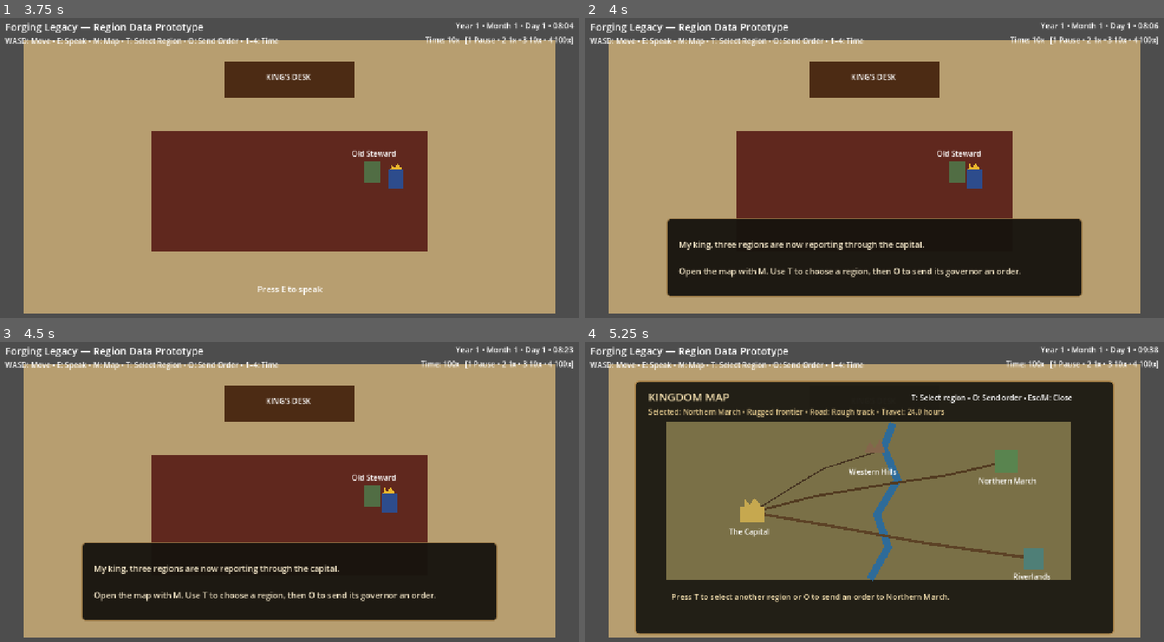
Above: before the commit, frames 1-4 (two rows, left to right).
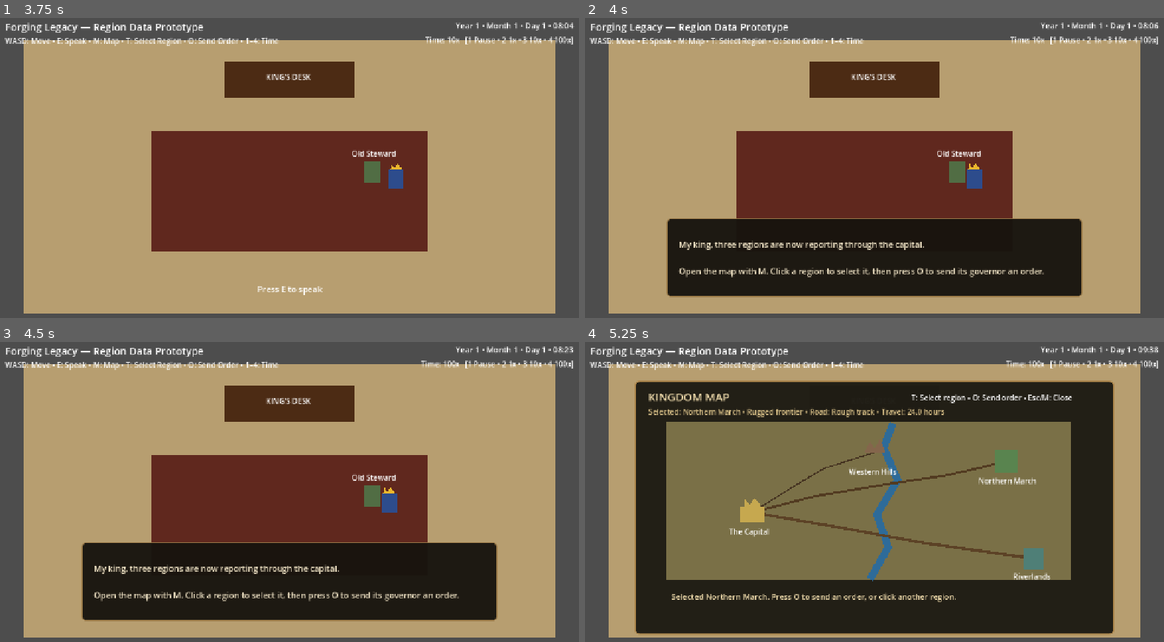
Above: after the commit, the same moments.

Repository: thomasmcanerney-gif/forging-legacy-game
Game: Godot game, scene res://scenes/main.tscn
The game is run twice, just before and just after one commit, with the same random seed, the same clock (stepped at 60 frames per second) and the same inputs.
Inputs:
- Up to frame 1 (3.75 s): tap Enter at 0.5 s; hold D (move_right) 0.53-1.28 s; tap E (interact) at 0.6, 1.25, 1.35, 2.3, 3.05 s; hold S (move_down) 1.28-2.03 s; hold D (move_right) 2.03-2.78 s; tap 1 at 2.1 s; hold W (move_up) 2.78-3.53 s; tap 2 at 2.85 s; hold A (move_left) from 3.53 s (still down); tap 3 at 3.6 s
- Up to frame 2 (4 s): keep holding A (move_left); tap E (interact) at 3.8 s
- Up to frame 3 (4.5 s): keep holding A (move_left); tap Enter at 4.25 s; tap 4 at 4.35 s
- Up to frame 4 (5.25 s): tap E (interact) at 4.55, 5 s; release A (move_left) at 5.03 s; hold S (move_down) from 5.03 s (still down); tap M at 5.1 s

Frame 1 is identical in both runs. In frame 2, 0.6% of the frame differs, in the area x 32-80%, y 83-87%; in frame 3, 0.6%; in frame 4, 0.6%, in the area x 14-65%, y 83-87%.
Error after the commit: Invalid access to property or key 'pressed' on a base object of type 'null instance'. (res://scripts/main.gd:39)

Commit message:
Add clickable region selection

Diff:
--- a/scripts/main.gd
+++ b/scripts/main.gd
@@ -14,6 +14,9 @@
 @onready var map_status: Label = $UI/MapPanel/MapStatus
 @onready var selected_region_label: Label = $UI/MapPanel/SelectedRegion
 @onready var messenger_marker: Polygon2D = $UI/MapPanel/Messenger
+@onready var northern_button: Button = $UI/MapPanel/NorthernSelect
+@onready var riverlands_button: Button = $UI/MapPanel/RiverlandsSelect
+@onready var western_button: Button = $UI/MapPanel/WesternSelect
 
 const CAPITAL_POS := Vector2(255, 285)
 
@@ -33,6 +36,9 @@
 	messenger_system.journey_progress.connect(_on_journey_progress)
 	messenger_system.phase_changed.connect(_on_messenger_phase_changed)
 	messenger_system.journey_completed.connect(_on_journey_completed)
+	northern_button.pressed.connect(func(): _select_region_by_id("northern_march"))
+	riverlands_button.pressed.connect(func(): _select_region_by_id("riverlands"))
+	western_button.pressed.connect(func(): _select_region_by_id("western_hills"))
 
 	_on_time_changed(game_time.get_display_text())
 	_on_speed_changed(game_time.get_speed_name())
@@ -47,7 +53,7 @@
 	if close_enough and Input.is_action_just_pressed("interact") and not map_open:
 		_set_dialogue_open(not dialogue_open)
 		if dialogue_open:
-			dialogue_text.text = "My king, three regions are now reporting through the capital.\n\nOpen the map with M. Use T to choose a region, then O to send its governor an order."
+			dialogue_text.text = "My king, three regions are now reporting through the capital.\n\nOpen the map with M. Click a region to select it, then press O to send its governor an order."
 
 	if dialogue_open and Input.is_action_just_pressed("ui_cancel"):
 		_set_dialogue_open(false)
@@ -95,6 +101,18 @@
 	selected_region_index = (selected_region_index + 1) % ids.size()
 	_update_selected_region_display()
 
+func _select_region_by_id(region_id: String) -> void:
+	if messenger_system.active:
+		map_status.text = "A royal messenger is already carrying a matter. Wait for the response before choosing another region."
+		return
+
+	var ids := kingdom_state.get_region_ids()
+	var index := ids.find(region_id)
+	if index == -1:
+		return
+	selected_region_index = index
+	_update_selected_region_display()
+
 func _get_selected_region() -> RegionData:
 	var ids := kingdom_state.get_region_ids()
 	if ids.is_empty():
@@ -107,7 +125,13 @@
 		selected_region_label.text = "No region selected"
 		return
 	selected_region_label.text = "Selected: %s" % region.get_summary()
-	map_status.text = "Press T to select another region or O to send an order to %s." % region.display_name
+	map_status.text = "Selected %s. Press O to send an order, or click another region." % region.display_name
+	_update_region_button_states(region.id)
+
+func _update_region_button_states(selected_id: String) -> void:
+	northern_button.text = "Northern March" + (" ✓" if selected_id == "northern_march" else "")
+	riverlands_button.text = "Riverlands" + (" ✓" if selected_id == "riverlands" else "")
+	western_button.text = "Western Hills" + (" ✓" if selected_id == "western_hills" else "")
 
 func _send_regional_order() -> void:
 	if messenger_system.active:
